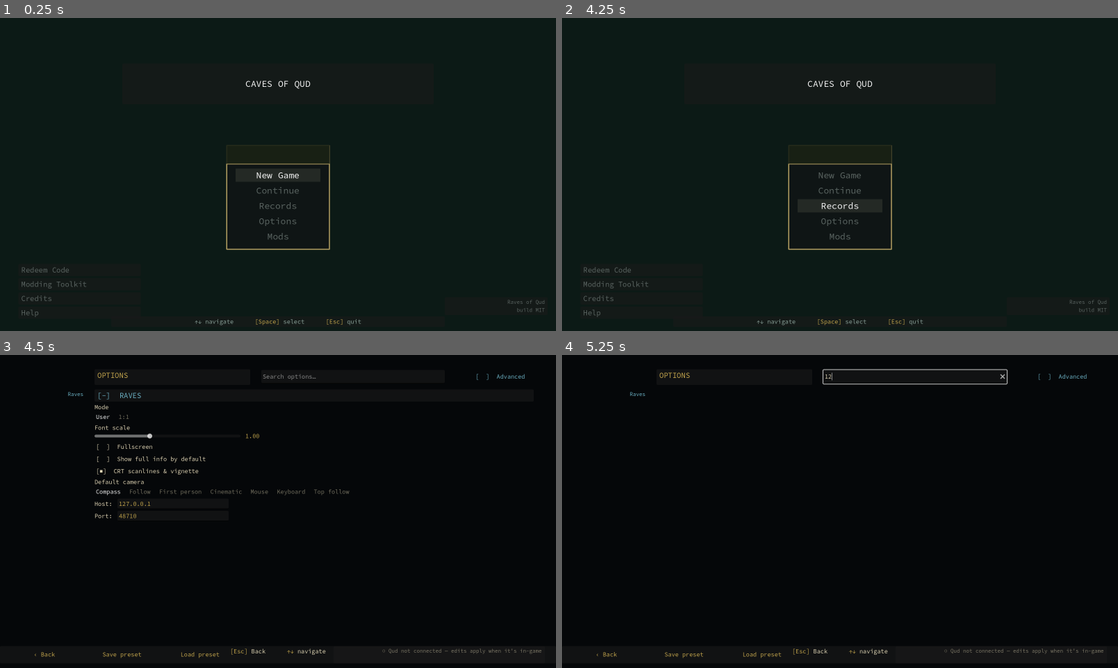
Above: before the commit, frames 1-4 (two rows, left to right).
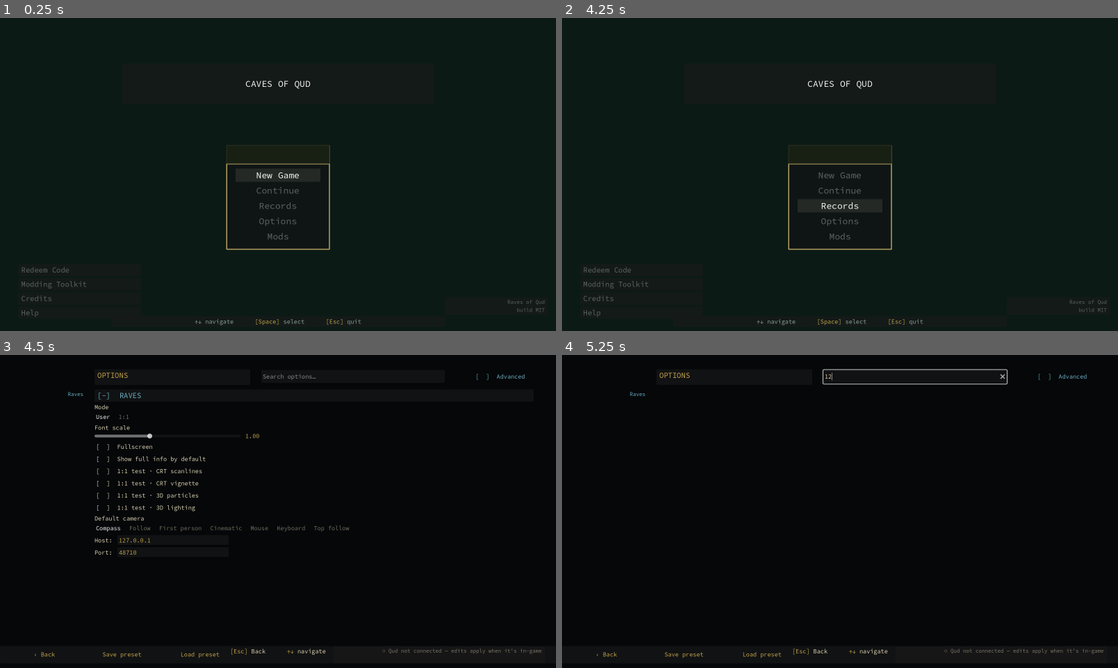
Above: after the commit, the same moments.

Repository: DazzlingDukeOfLazers/raves-of-qud
Game: Godot game, scene res://MainMenu.tscn
Two runs of this game, one before a commit and one after it. Both use one fixed random seed, a clock stepped at 60 frames per second and the inputs below.
Inputs (mouse positions are in pixels of both pictures, inside the frame that each line leads up to):
- Up to frame 1 (0.25 s): no input
- Up to frame 2 (4.25 s): click "New Game" at 0.5 s; click "New Game" at 1.25 s; click "Records" at 2 s; click "Mods" at 2.75 s; click "‹ Back" at 3.5 s
- Up to frame 3 (4.5 s): click "Options" at 4.25 s
- Up to frame 4 (5.25 s): click (917, 376) at 5.02 s; type "12" at 5.1 s

Frames 1-2 are identical in both runs. In frame 3, 1.1% of the frame differs, in the area x 17-63%, y 36-64%; in frame 4, nothing differs.

Commit message:
Add a minimal "1:1 test" effects profile (all off) that builds up
For pixel-comparing Raves vs Qud, split the visual effects into four independent,
Options-toggleable settings that default OFF (a bare/minimal profile) and can be
turned on one at a time to find where Raves diverges:

  • fx_scanlines / fx_vignette — the CRT overlay's scanline + corner vignette are
    now separate (MainFrame sets each shader uniform; overlay shows if either is on).
    Replaces the single `crt` setting.
  • fx_particles — gates ZoneRenderer's smoke GPUParticles.
  • fx_lighting — SkyGrade's day/night MULTIPLY grade (+ sky bodies + fog). Off =
    the grade holds neutral white, so tiles show their true colours (measured: play
    area ~70% brighter without the grade — 23 -> 39 mean).

Verified: minimal profile renders flat/bright with the avatar pure white (255),
and toggling fx_lighting on restores the grade (ground 39 -> 32). Effects apply on
relaunch. Also adds Qud_tile_1-to-1_no_effects.md documenting Qud's matching
"no effects" options + which else to disable (idle tile animations, fullscreen
colour effects).

Co-Authored-By: Claude Opus 4.8 <noreply@anthropic.com>

Diff:
--- a/godot/MainFrame.gd
+++ b/godot/MainFrame.gd
@@ -408,7 +408,7 @@
 # --- CRT overlay (Qud's terminal scanlines + vignette) ------------------------
 ## A full-window ColorRect on a top CanvasLayer, running the crt shader. It darkens everything behind
 ## it (chrome + the 3D), so it sits above both. Mouse-transparent so it never eats clicks. Visibility
-## follows the "crt" setting; toggle live with set_crt().
+## shows only if the fx_scanlines / fx_vignette settings are on (both off in the minimal 1:1 test).
 func _add_crt_overlay() -> void:
 	if _crt_layer != null:
 		return
@@ -417,22 +417,19 @@
 	var rect := ColorRect.new()
 	rect.set_anchors_preset(Control.PRESET_FULL_RECT)
 	rect.mouse_filter = Control.MOUSE_FILTER_IGNORE
+	# Scanlines and vignette are independent 1:1-test effects; the overlay shows if either is on.
+	var scan := bool(Settings.get_value("fx_scanlines", false))
+	var vig := bool(Settings.get_value("fx_vignette", false))
 	var sh: Shader = load("res://crt.gdshader")
 	if sh != null:
 		var mat := ShaderMaterial.new()
 		mat.shader = sh
-		rect.material = mat   # logical_h is pushed every frame in _process (never 0)
+		mat.set_shader_parameter("scanline_lift", 0.042 if scan else 0.0)
+		mat.set_shader_parameter("vignette_strength", 0.42 if vig else 0.0)
+		rect.material = mat
 	_crt_layer.add_child(rect)
 	add_child(_crt_layer)
-	_crt_layer.visible = bool(Settings.get_value("crt", true))
-
-
-## Turn the CRT overlay on/off live (and persist). No-op if the overlay didn't build.
-func set_crt(on: bool) -> void:
-	if _crt_layer != null:
-		_crt_layer.visible = on
-	Settings.set_value("crt", on)
-	Settings.save()
+	_crt_layer.visible = scan or vig
 
 # --- 1:1 (parity) mode: panel half + persistence ------------------------------
 # The Holodeck owns the master switch + camera (hotkey / highvisor / preset flip it there and
--- a/godot/OptionsScreen.gd
+++ b/godot/OptionsScreen.gd
@@ -27,7 +27,11 @@
 	{"key": "font_scale", "label": "Font scale", "type": "slider", "min": 0.7, "max": 1.5, "step": 0.05},
 	{"key": "fullscreen", "label": "Fullscreen", "type": "toggle"},
 	{"key": "full_info", "label": "Show full info by default", "type": "toggle"},
-	{"key": "crt", "label": "CRT scanlines & vignette", "type": "toggle"},
+	# 1:1 test — visual effects, minimal by default; turn on to build up toward Qud (apply on relaunch).
+	{"key": "fx_scanlines", "label": "1:1 test · CRT scanlines", "type": "toggle"},
+	{"key": "fx_vignette", "label": "1:1 test · CRT vignette", "type": "toggle"},
+	{"key": "fx_particles", "label": "1:1 test · 3D particles", "type": "toggle"},
+	{"key": "fx_lighting", "label": "1:1 test · 3D lighting", "type": "toggle"},
 	{"key": "camera", "label": "Default camera", "type": "options",
 		"options": ["Compass", "Follow", "First person", "Cinematic", "Mouse", "Keyboard", "Top follow"]},
 	{"key": "bridge_host", "label": "Host", "type": "text"},
@@ -611,7 +615,7 @@
 
 # ── option presets (save/load a whole options set) ──────────────────────────────────
 
-const RAVES_KEYS := ["font_scale", "fullscreen", "full_info", "crt", "camera", "mode", "bridge_host", "bridge_port"]
+const RAVES_KEYS := ["font_scale", "fullscreen", "full_info", "fx_scanlines", "fx_vignette", "fx_particles", "fx_lighting", "camera", "mode", "bridge_host", "bridge_port"]
 
 func _build_preset_bar() -> void:
 	var save_b := _preset_bar_button("Save preset", 0.155, 0.285)
--- a/godot/Settings.gd
+++ b/godot/Settings.gd
@@ -13,7 +13,12 @@
 	"font_scale": 1.0,          # global UI size multiplier (UiFont.scale)
 	"fullscreen": false,        # window mode
 	"full_info": false,         # perceived (false) vs full/debug (true) info by default
-	"crt": true,                # CRT scanline + vignette overlay (Qud's terminal look), on by default
+	# 1:1 test — visual effects. MINIMAL by default (all off): start bare and build up to find
+	# where Raves diverges from Qud. Each applies on (re)launch; toggle in Options.
+	"fx_scanlines": false,      # CRT scanline interlace
+	"fx_vignette": false,       # CRT corner vignette (Qud's HUD has none)
+	"fx_particles": false,      # 3D smoke / particle plumes
+	"fx_lighting": false,       # 3D day/night colour grade + sky bodies + fog
 	"camera": 0,                # default CameraRig.CamMode index (user mode)
 	"mode": "user",             # "user" = QoL Holodeck · "1to1" = Qud-faithful parity mode
 	                            # (1to1 hard-overrides camera + panels; see MainFrame._apply_one_to_one)
--- a/godot/SkyGrade.gd
+++ b/godot/SkyGrade.gd
@@ -56,7 +56,8 @@
 	env.ambient_light_color = Color(0.72, 0.72, 0.74)
 	env.ambient_light_energy = 0.72
 	# Depth fog fades distant/remembered zones into the sky (colour tracks the sky, updated in _process).
-	env.fog_enabled = true
+	# Off in the minimal 1:1 test (fog is a lighting/atmosphere effect Qud doesn't have).
+	env.fog_enabled = bool(Settings.get_value("fx_lighting", false))
 	env.fog_mode = Environment.FOG_MODE_DEPTH
 	env.fog_depth_begin = 60.0
 	env.fog_depth_end = 240.0
@@ -112,6 +113,15 @@
 	_update_time(t)
 
 func _process(dt: float) -> void:
+	# 1:1 test: lighting off -> no day/night MULTIPLY grade (true tile colours), no sky bodies.
+	if not bool(Settings.get_value("fx_lighting", false)):
+		if _grade != null:
+			_grade.color = Color.WHITE
+		if _sun != null:
+			_sun.visible = false
+		if _moon != null:
+			_moon.visible = false
+		return
 	# ease the grade + sky so time-of-day shifts smoothly between turns
 	_tint = _tint.lerp(_tint_target, clampf(dt * 2.0, 0.0, 1.0))
 	if _grade != null:
--- a/godot/ZoneRenderer.gd
+++ b/godot/ZoneRenderer.gd
@@ -1316,7 +1316,7 @@
 ## Should the sconce smoke be emitting right now? It's a night-only effect (the flame
 ## fully fades by day), so it runs only in full night and stops once day breaks.
 func _smoke_on() -> bool:
-	return _daylight < SMOKE_OFF_SUN
+	return bool(Settings.get_value("fx_particles", false)) and _daylight < SMOKE_OFF_SUN
 
 ## Build the shared draw-mesh + process material once; every sconce's emitter reuses them
 ## (each GPUParticles3D still has its own seed, so plumes aren't in lockstep).
Not shown, added: Qud_tile_1-to-1_no_effects.md
